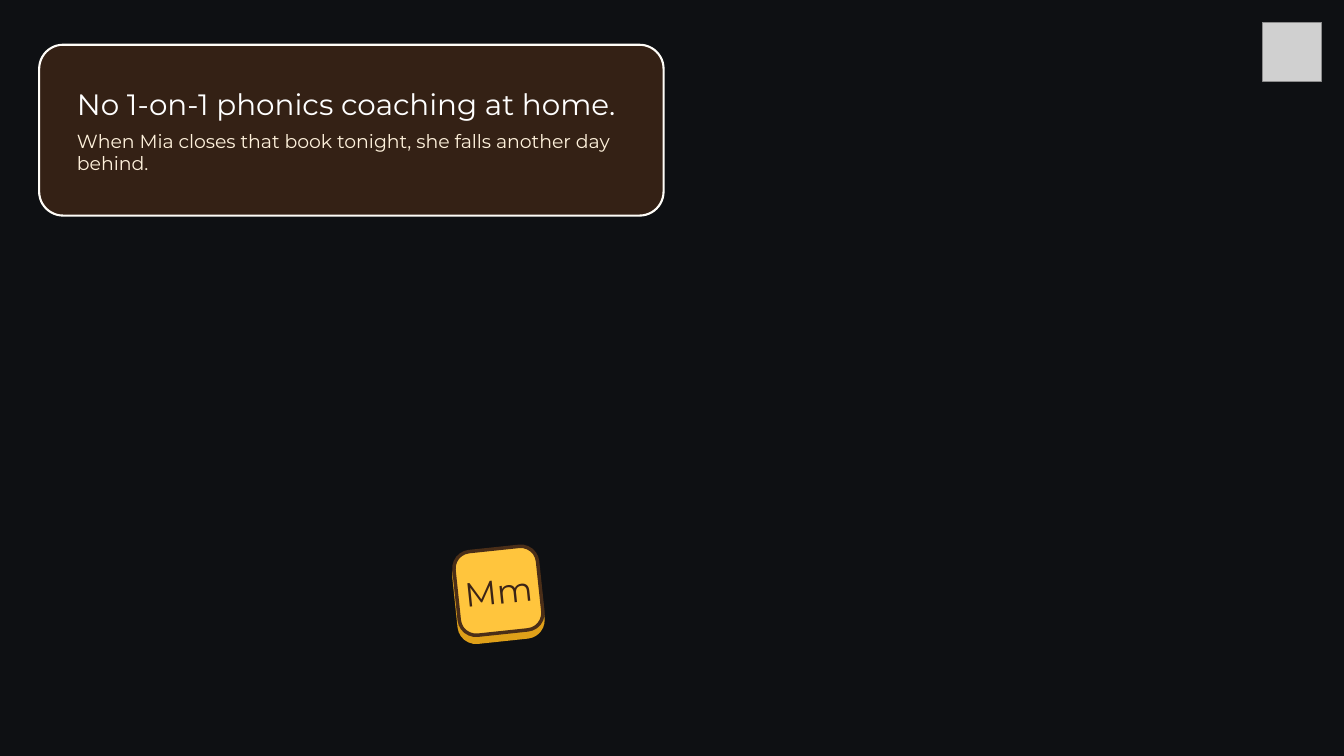
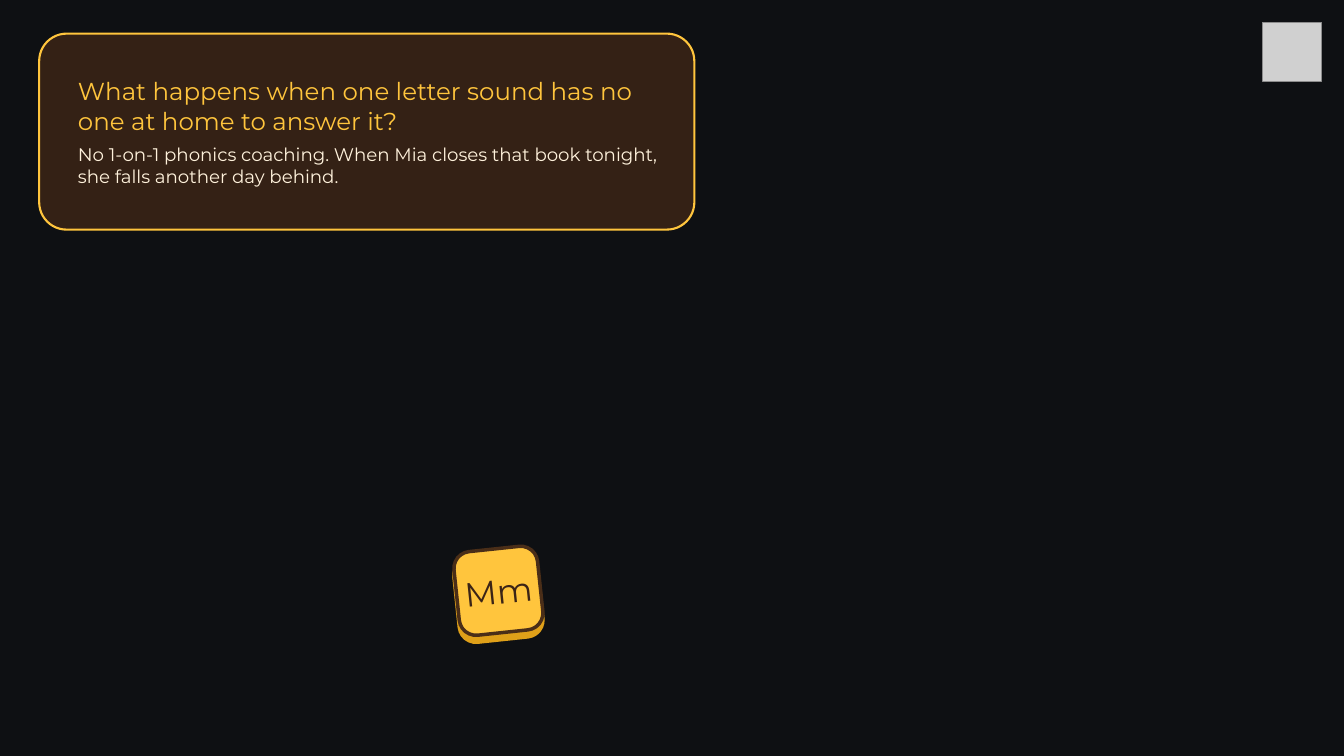
Before and after one commit to zendrix-hub/playIt, a slide deck: slide 2 of docs/tekcon-2026/04_PitchPerfect_2026/G56_PlayIT_PitchPerfect_2026_Deck.pptx. Drawn at 1344x756 pixels with LibreOffice and Linux fonts; fonts in the diff are those of the drawing; grey boxes stand for pictures; background and template pictures are left out. Boxes give left, top, right and bottom in pixels: in the first picture for what was removed or moved away, otherwise in the second. Text is boxed around its words. In the diff, an @@ line names an element or a change of style, - is before the commit and + after.

```diff
--- a/docs/tekcon-2026/04_PitchPerfect_2026/G56_PlayIT_PitchPerfect_2026_Deck.pptx
+++ b/docs/tekcon-2026/04_PitchPerfect_2026/G56_PlayIT_PitchPerfect_2026_Deck.pptx
@@ rounded rectangle "What happens when one letter ...": place and size @@
-rounded rectangle "What happens when one letter ..." at box(39, 44, 663, 215)
+rounded rectangle "What happens when one letter ..." at box(39, 33, 695, 229)
@@ rounded rectangle "What happens when one letter ..." at box(39, 33, 695, 229): outline #FFFDF8 1.5 pt to #FFC53D 1.5 pt @@
@@ text in rounded rectangle at box(78, 82, 657, 187): text changed; size 13.5 to 13 pt @@
-No 1-on-1 phonics coaching at home.
-When Mia closes that book tonight, she falls another day behind.
+What happens when one letter sound has no one at home to answer it?
+No 1-on-1 phonics coaching. When Mia closes that book tonight, she falls another day behind.
```
Also in this commit, not shown: 9 other slides changed, 14 other files.
